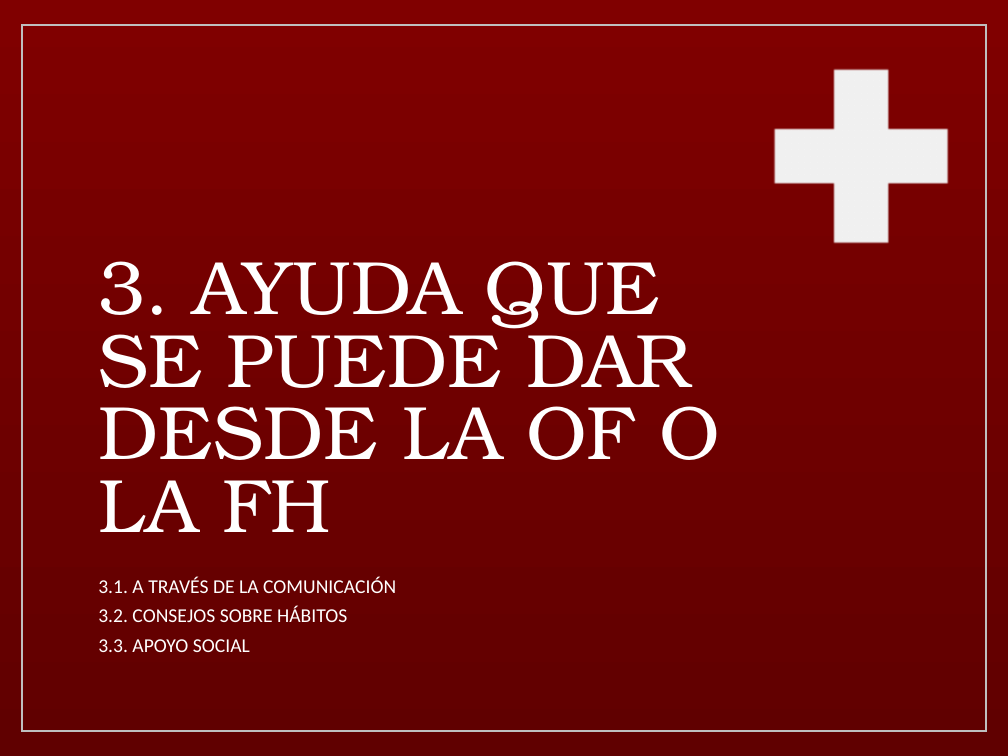
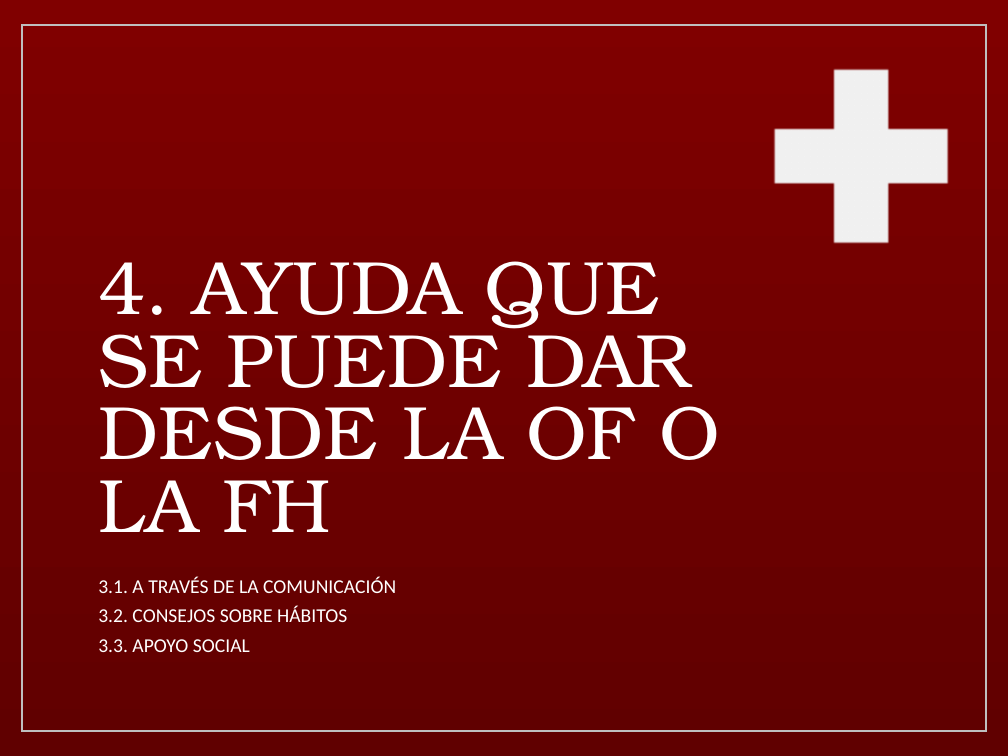
Before and after one commit to nerachan/far, a slide deck: slide 14 of 2.2 FAR/PS/Ejercicios/Trabajo/VIH.pptx (slide 12 before the commit). Drawn at 1008x756 pixels with LibreOffice and Linux fonts; fonts in the diff are those of the drawing. Boxes give left, top, right and bottom in pixels: in the first picture for what was removed or moved away, otherwise in the second. Text is boxed around its words. In the diff, an @@ line names an element or a change of style, - is before the commit and + after.

```diff
--- a/2.2 FAR/PS/Ejercicios/Trabajo/VIH.pptx
+++ b/2.2 FAR/PS/Ejercicios/Trabajo/VIH.pptx
@@ title at [98,261,719,532]: text changed @@
-3. AYUDA QUE SE PUEDE DAR DESDE LA OF O LA FH
+4. AYUDA QUE SE PUEDE DAR DESDE LA OF O LA FH
```
Also in this commit, not shown: 11 other slides changed, 3 slides added, 1 slide removed, 3 other files.
